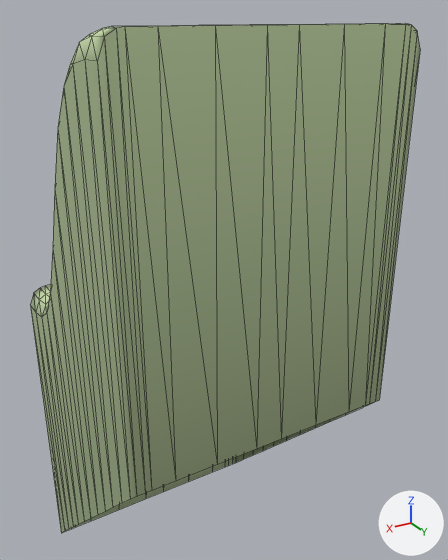
The glTF model ground/ground-ramp-lr-21.glb as it was, and as the next commit left it.
One viewpoint serves both versions: a 50 mm lens placed at (1.0, 1.88, 1.03), pointed at (-0.14, -0.03, 0.07). The axes (+X, +Y, +Z) are drawn at lower right. The lights are the same throughout. The first picture is the older version. Mesh edges are drawn as thin lines.

The older version as bpy lines, for what is in view:
```python
me_ground_ramp_lr_21 = bpy.data.meshes.new('ground-ramp-lr-21')
me_ground_ramp_lr_21.from_pydata(...)  # 216 vertices, 382 faces; spans x -0.5..0.5, y -0.5..0.5, z -1.3..1.0
me_ground_ramp_lr_21.materials.append(mat_ground)
ob_ground_ramp_lr_21 = bpy.data.objects.new('ground-ramp-lr-21', me_ground_ramp_lr_21)
ob_ground_ramp_lr_21.location = (0.0, 0.0, 0.0)
```
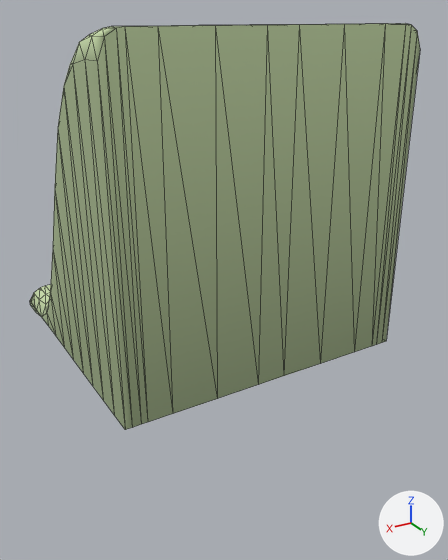
Pixel boxes (x1, y1, x2, y2) of what changed, in the pictures (448 x 560 px; the box of a moved part takes in the faces that stretch with it):
'ground-ramp-lr-21', reshaped (20% shorter)
    before: (30, 23, 420, 533)
    after: (30, 23, 420, 430)
part 1 of me_ground_ramp_lr_21, moved or reshaped
    before: (30, 32, 418, 533)
    after: (30, 32, 418, 430)

The edits, one by one:
me_ground_ramp_lr_21 is used by ob_ground_ramp_lr_21; location (0.0, 0.0, 0.0).
me_ground_ramp_lr_21 had 216 vertices, 382 faces and spanned x -0.5..0.5, y -0.5..0.5, z -1.3..1.0.
me_ground_ramp_lr_21 now has 216 vertices, 382 faces and spans x -0.5..0.5, y -0.5..0.5, z -0.07..1.0.
me_ground_ramp_lr_21 part 1: all 48 vertices in x -0.5..0.5, y -0.5..0.5, z -1.3..-0.3 are scaled about their middle by (1, 1, 0), then moved by (0.0, 0.0, 0.75).
